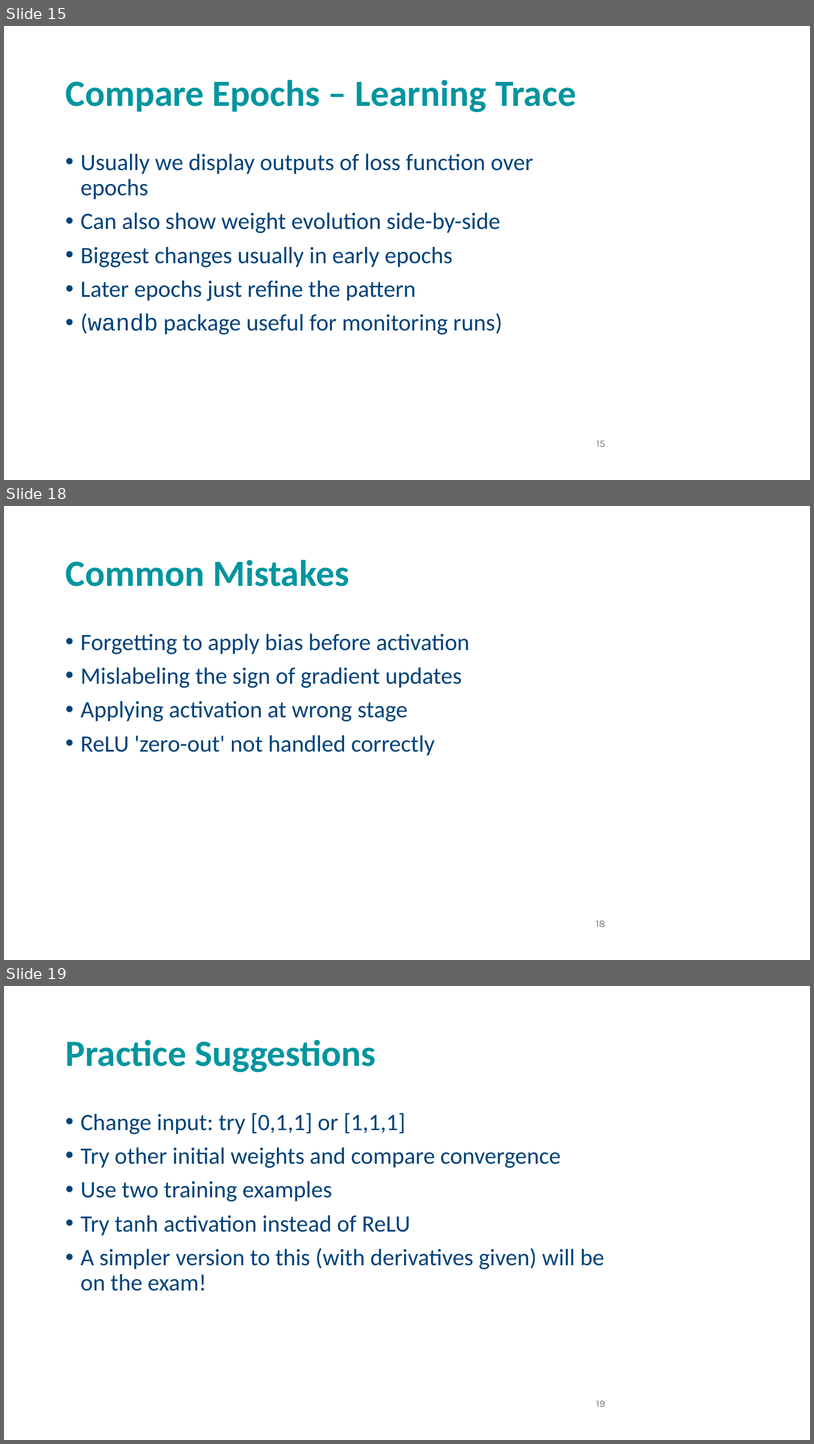
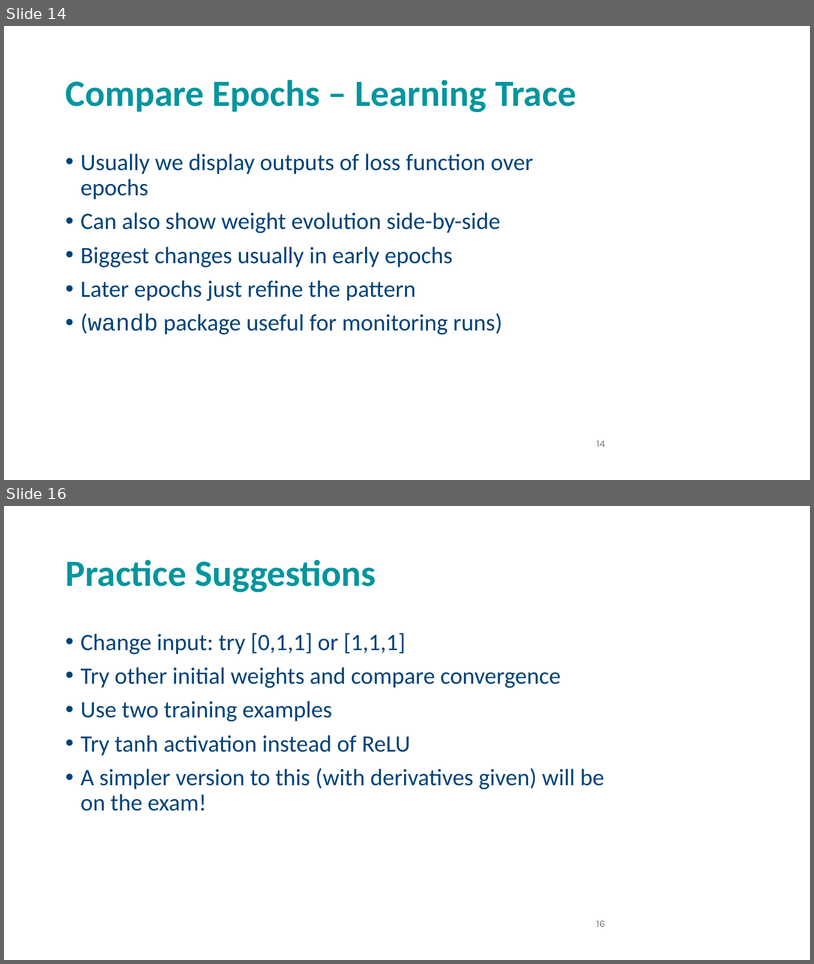
Before and after one commit to andrewcparnell/STAT41130, a slide deck: slides/day 2/D2C1_ANN.pptx. Shown one above the other, each under a label of ours: slides 15, 18 and 19 before the commit, slides 14 and 16 after it; the slides between them are not shown. The pictures are 814x1444 and 814x964 pixels, drawn with LibreOffice and Linux fonts; fonts in the diff are those of the drawing; background and template pictures are left out. Boxes give left, top, right and bottom in pixels: in the first picture for what was removed or moved away, otherwise in the second. Text is boxed around its words. In the diff, an @@ line names an element or a change of style, - is before the commit and + after.

```diff
--- a/slides/day 2/D2C1_ANN.pptx
+++ b/slides/day 2/D2C1_ANN.pptx
@@ slide 18 removed at (4,506,810,960), background picture (left out) @@
@@ title removed at (65,559,349,586) @@
-Common Mistakes
@@ text removed at (81,633,470,756) @@
-• Forgetting to apply bias before activation
-• Mislabeling the sign of gradient updates
-• Applying activation at wrong stage
-• ReLU 'zero-out' not handled correctly
@@ page number removed at (596,920,606,927) @@
-18
@@ what was slide 15 is now slide 14 @@
@@ page number at (597,440,606,447): text changed @@
-15
+14
@@ what was slide 19 is now slide 16 @@
@@ page number at (596,920,605,927): text changed @@
-19
+16
```
Also in this commit, not shown: 4 slides changed, 2 other slides removed, 5 other files.
